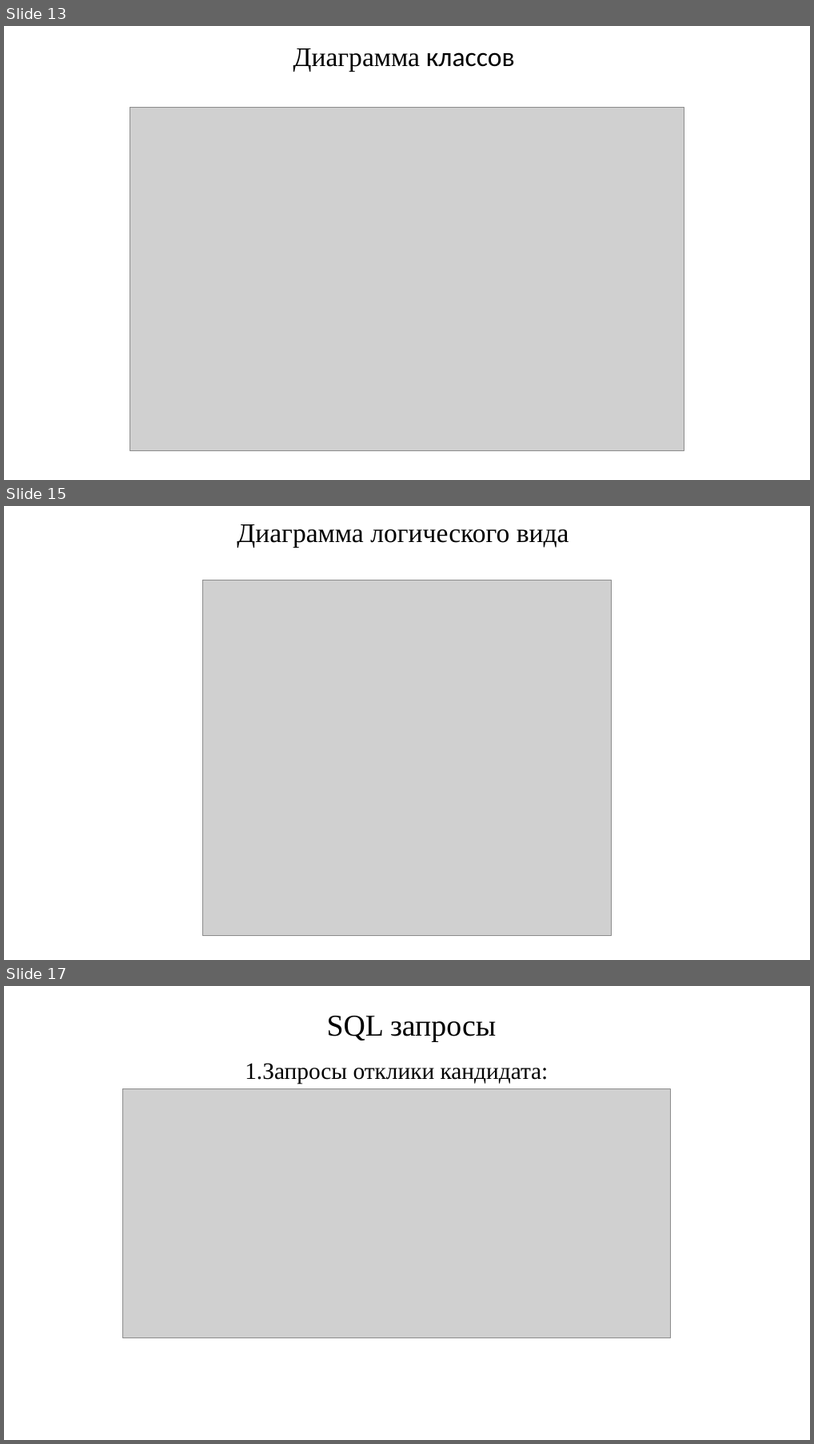
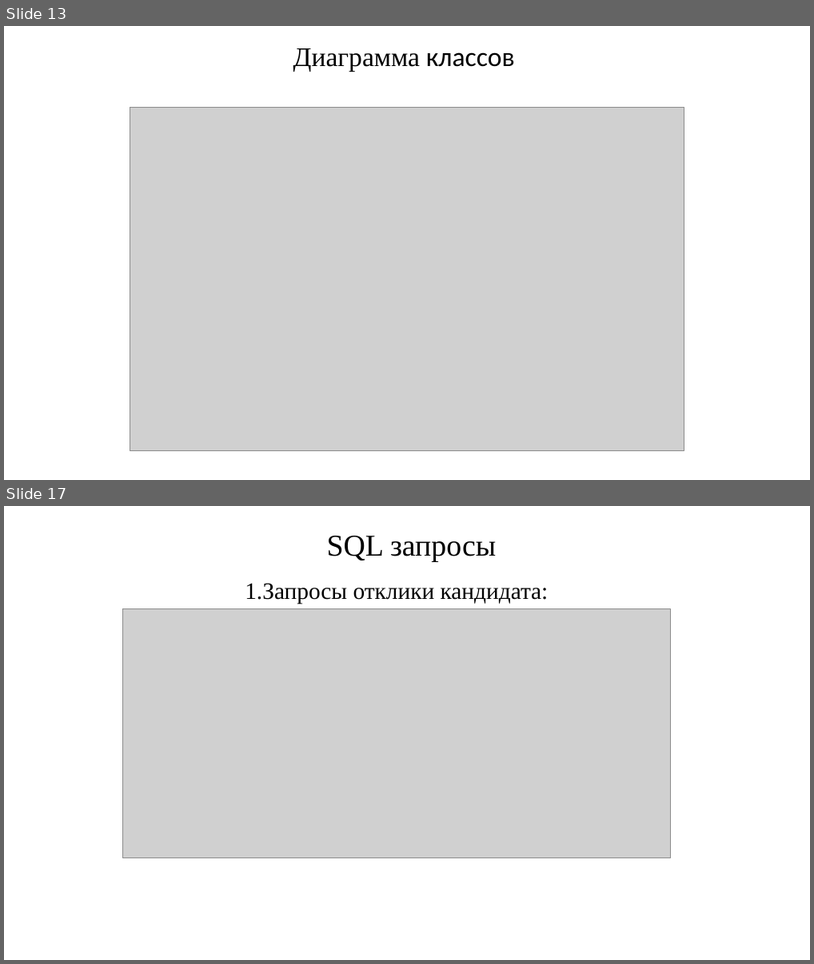
Before and after one commit to Regdal-cyber/Coursework, a slide deck: Курсовой_проект.pptx. Shown one above the other, each under a label of ours: slides 13, 15 and 17 before the commit, slides 13 and 17 after it; the slides between them are not shown. The pictures are 814x1444 and 814x964 pixels, drawn with LibreOffice and Linux fonts; fonts in the diff are those of the drawing; grey boxes stand for pictures. Boxes give left, top, right and bottom in pixels: in the first picture for what was removed or moved away, otherwise in the second. Text is boxed around its words. In the diff, an @@ line names an element or a change of style, - is before the commit and + after.

```diff
--- a/Курсовой_проект.pptx
+++ b/Курсовой_проект.pptx
@@ slide 15 removed at bbox=[4, 506, 810, 960], background #FFFFFF @@
@@ text removed at bbox=[237, 524, 570, 548] @@
-Диаграмма логического вида
@@ picture removed at bbox=[203, 580, 611, 935] @@
```
Also in this commit, not shown: 3 slides changed, 3 slides added, 2 other slides removed.
